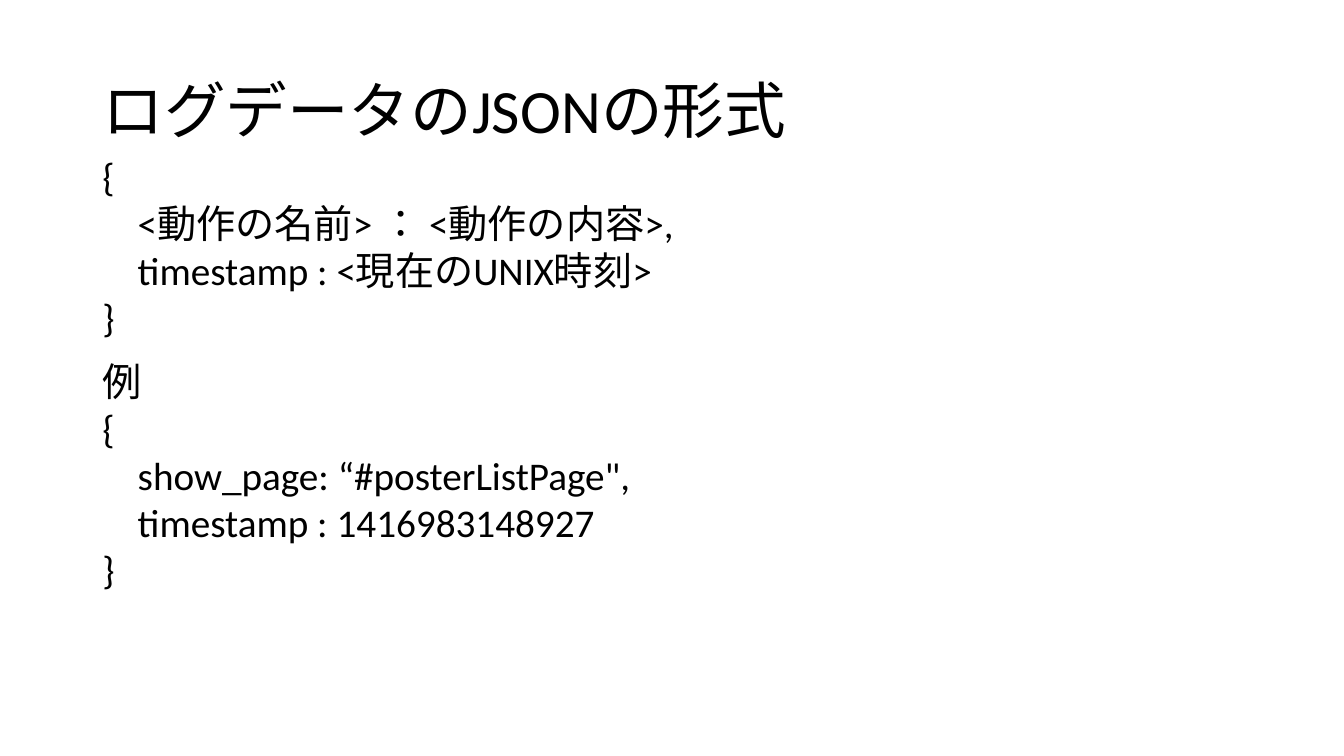
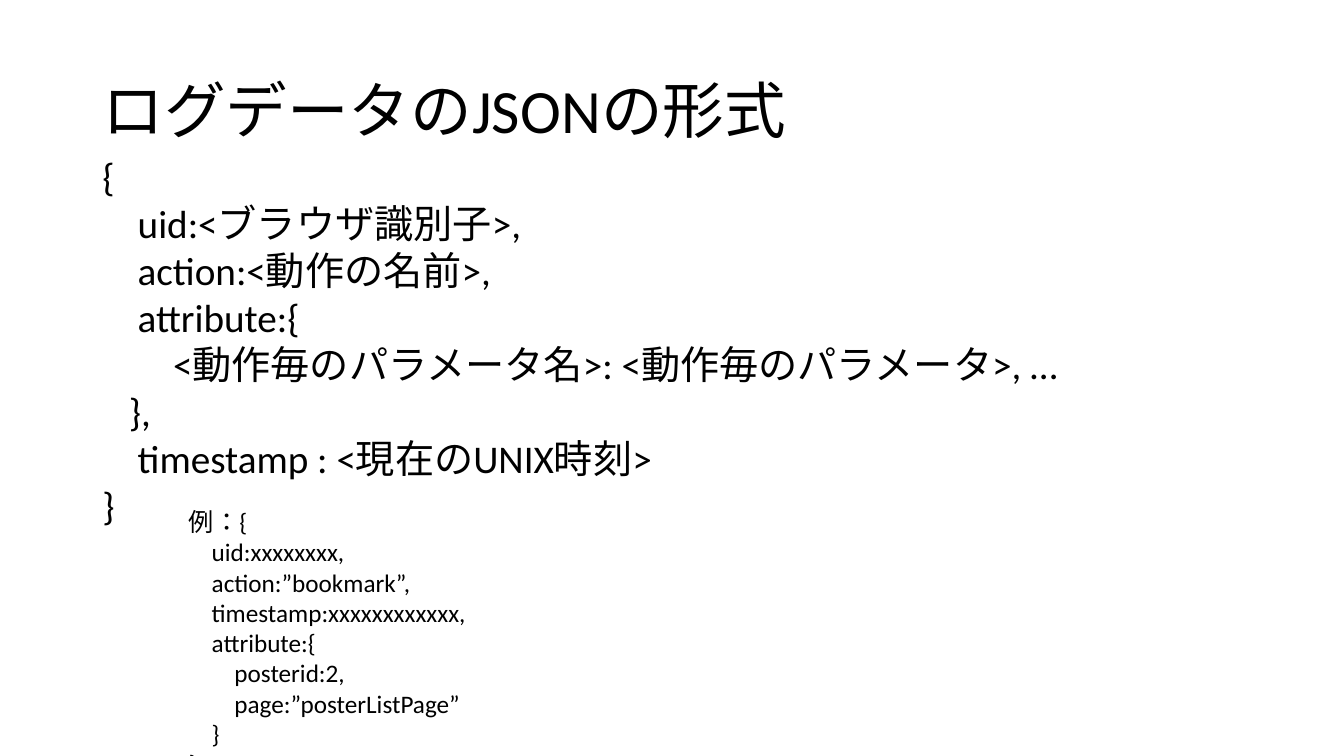
Before and after one commit to Tsukuba-SAY/documents, a slide deck: slide 2 of 利用ログの形式.pptx. Drawn at 1344x756 pixels with LibreOffice and Linux fonts; fonts in the diff are those of the drawing. Boxes give left, top, right and bottom in pixels: in the first picture for what was removed or moved away, otherwise in the second. Text is boxed around its words. In the diff, an @@ line names an element or a change of style, - is before the commit and + after.

```diff
--- a/利用ログの形式.pptx
+++ b/利用ログの形式.pptx
@@ text at box(138, 205, 1022, 480): text changed @@
-<動作の名前> ： <動作の内容>,
-timestamp : <現在のUNIX時刻>
-}
+uid:<ブラウザ識別子>,
+action:<動作の名前>,
+attribute:{
+<動作毎のパラメータ名>: <動作毎のパラメータ>, …
+},
+timestamp : <現在のUNIX時刻>
+}
@@ text removed at box(102, 363, 630, 544) @@
-例
-{
-show_page: “#posterListPage",
-timestamp : 1416983148927
-}
@@ text added at box(189, 510, 466, 718), 18 pt, text #000000 @@
+例：{
+uid:xxxxxxxx,
+action:”bookmark”,
+timestamp:xxxxxxxxxxxx,
+attribute:{
+posterid:2,
+page:”posterListPage”
+}
+}
```
Also in this commit, not shown: 4 other slides changed, 1 other file.
